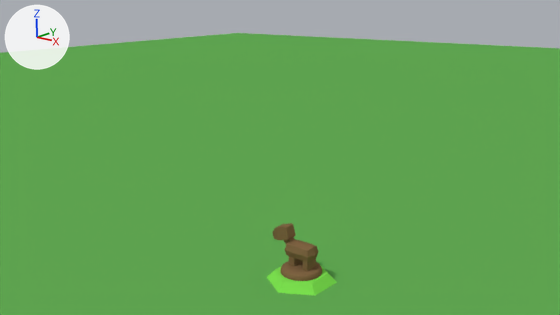
A saved change to the Blender file res/models/Assets/Assets.blend.
Both versions are drawn from the file's camera 'Camera'. The axes (+X, +Y, +Z) are drawn at upper left. The lights are the same throughout.

The older version as bpy lines, for what is in view:
```python
ob_artillery = bpy.data.objects.new('Artillery', me_artillery)
ob_artillery.location = (0.0, 0.0, 0.0)
ob_cavalry = bpy.data.objects.new('Cavalry', me_cavalry)
ob_cavalry.location = (0.0, 0.0, 0.0)
ob_ground = bpy.data.objects.new('Ground', me_ground)
ob_ground.location = (0.0, 0.0, 0.0)
ob_hex = bpy.data.objects.new('Hex', me_hex)
ob_hex.location = (0.0, 0.0, 0.0)
ob_infantry = bpy.data.objects.new('Infantry', me_infantry)
ob_infantry.location = (0.0, 0.0, 0.0)
ob_tower = bpy.data.objects.new('Tower', me_tower)
ob_tower.location = (0.0, 0.0, 0.0)
ob_tree = bpy.data.objects.new('Tree', me_tree)
ob_tree.location = (0.0, 0.0, 0.0)
```
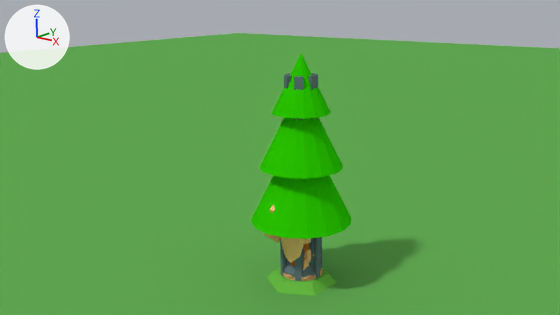
What differs and where, as boxes (x1, y1, x2, y2) in the pictures (560 x 315 px):
'Tree', shown (green)
    after: (251, 54, 351, 266)
'Cavalry', recoloured
    both: (272, 223, 322, 281)
'Tower', shown
    after: (280, 73, 322, 281)
'Hex', recoloured
    both: (267, 265, 337, 296)
'Infantry', shown
    after: (265, 204, 322, 281)

What the commit changed:
Material 'Units' (mat_units) changes colour from brown #816544 to beige #ffc786; in linear values from (0.22, 0.13, 0.0578) to (1.0, 0.573, 0.239).
Material 'Leaves' (mat_leaves) changes colour from dark green #196e00 to green #2dc900; in linear values from (0.0095, 0.157, 0.0) to (0.0259, 0.581, 0.0).
Material 'Hex' (mat_hex) changes colour from green #80e252 to green #6cbe45; in linear values from (0.216, 0.761, 0.084) to (0.149, 0.517, 0.0594).
Object 'Artillery' (ob_artillery) is now shown.
Object 'Infantry' (ob_infantry) is now shown.
Object 'Tower' (ob_tower) is now shown.
Object 'Tree' (ob_tree) is now shown.
